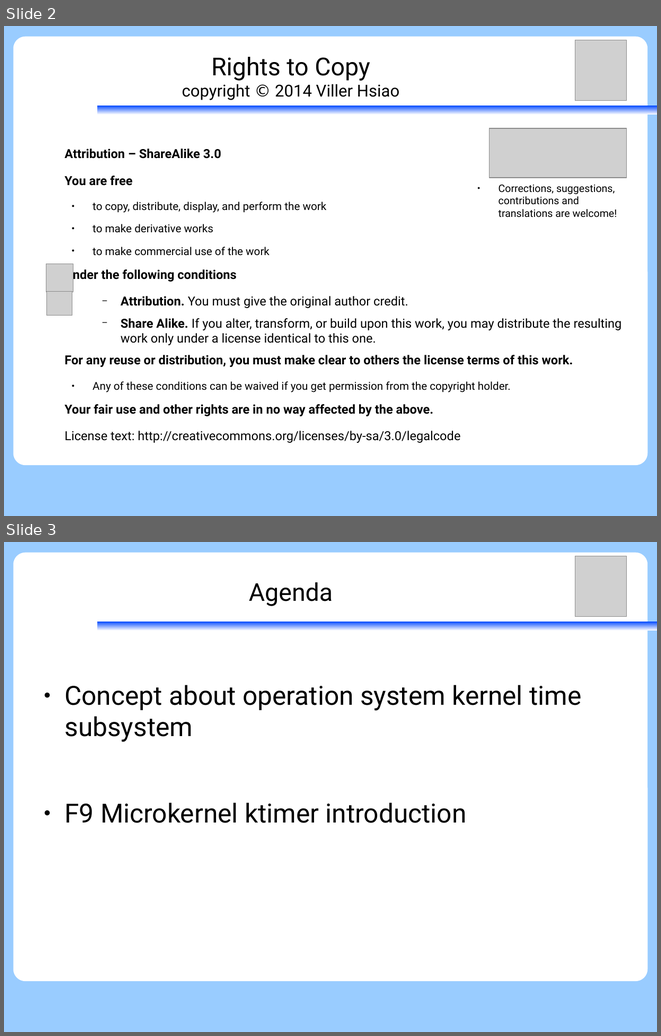
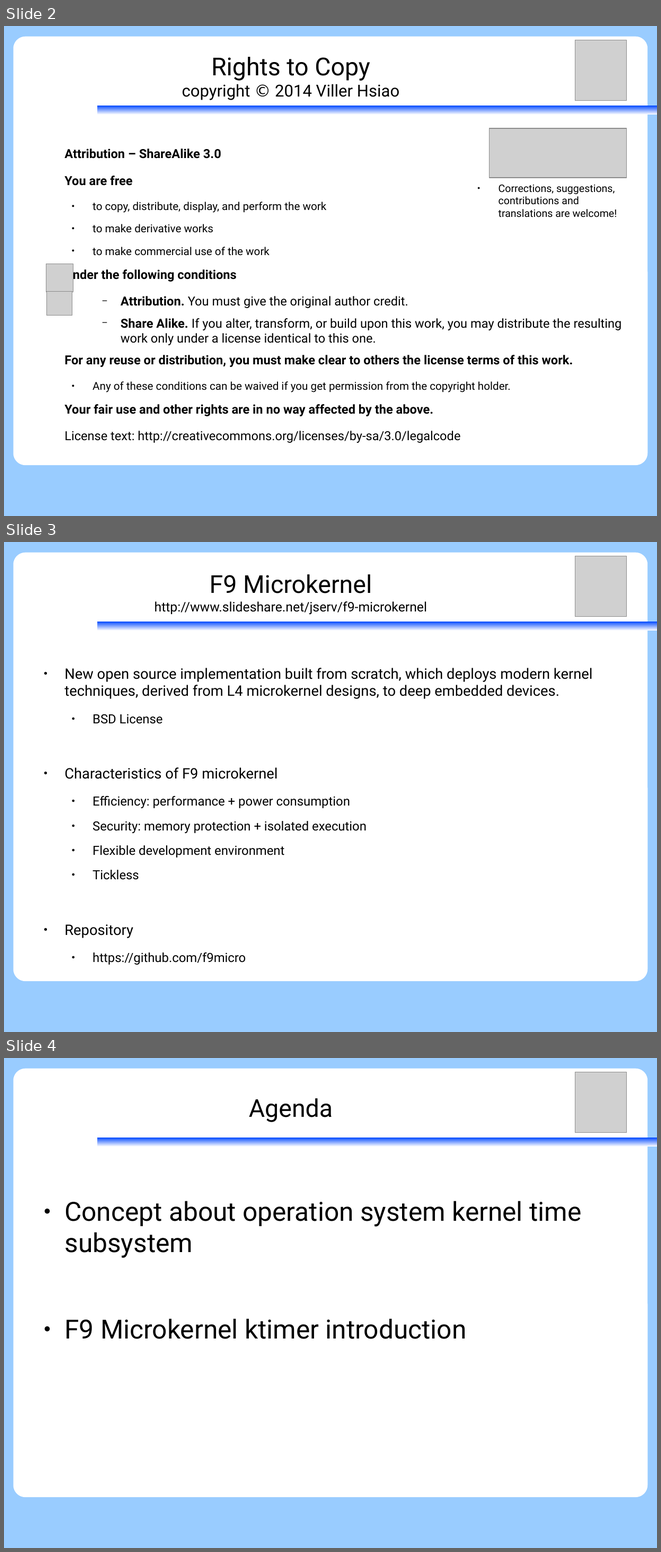
Before and after one commit to vh21/documents, a slide deck: ukernel/f9-microkernel-ktimer.odp. Shown one above the other, each under a label of ours: slides 2 and 3 before the commit, slides 2, 3 and 4 after it. The pictures are 661x1036 and 661x1552 pixels, drawn with LibreOffice and Linux fonts; fonts in the diff are those of the drawing; grey boxes stand for pictures. Boxes give left, top, right and bottom in pixels: in the first picture for what was removed or moved away, otherwise in the second. Text is boxed around its words. In the diff, an @@ line names an element or a change of style, - is before the commit and + after.

```diff
--- a/ukernel/f9-microkernel-ktimer.odp
+++ b/ukernel/f9-microkernel-ktimer.odp
@@ slide 3 added at bbox=[4, 542, 657, 1032], background #99CCFF; not listed: 3 template elements that a slide beside it also shows @@
@@ picture added at bbox=[576, 556, 627, 617] @@
@@ title added at bbox=[155, 574, 427, 615], 16 pt, text #000000 @@
+F9 Microkernel
+http://www.slideshare.net/jserv/f9-microkernel
@@ text added at bbox=[64, 668, 593, 964], 17.6 pt, text #000000 @@
+● New open source implementation built from scratch, which deploys modern kernel techniques, derived from L4 microkernel designs, to deep embedded devices.
+  ● BSD License
+● Characteristics of F9 microkernel
+  ● Efficiency: performance + power consumption
+  ● Security: memory protection + isolated execution
+  ● Flexible development environment
+  ● Tickless
+● Repository
+  ● https://github.com/f9micro
@@ what was slide 3 is now slide 4 @@
```
Also in this commit, not shown: 3 slides changed, 4 other slides added, 1 slide removed.
